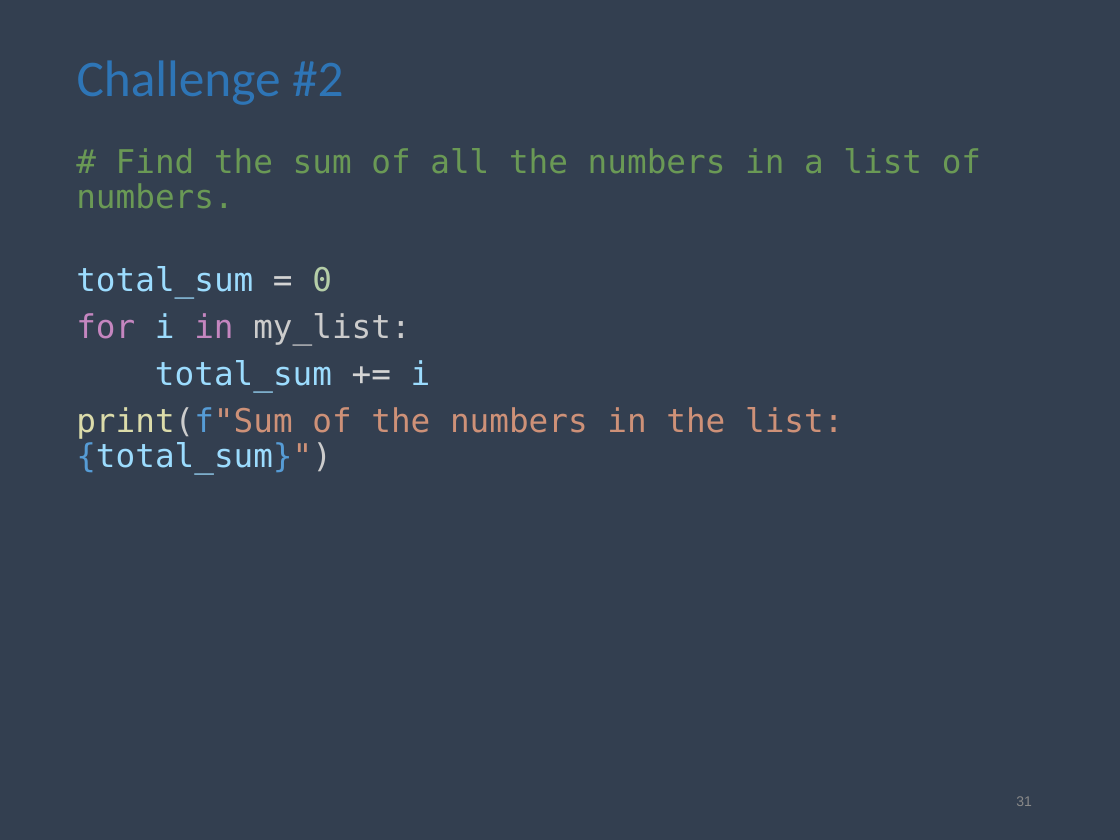
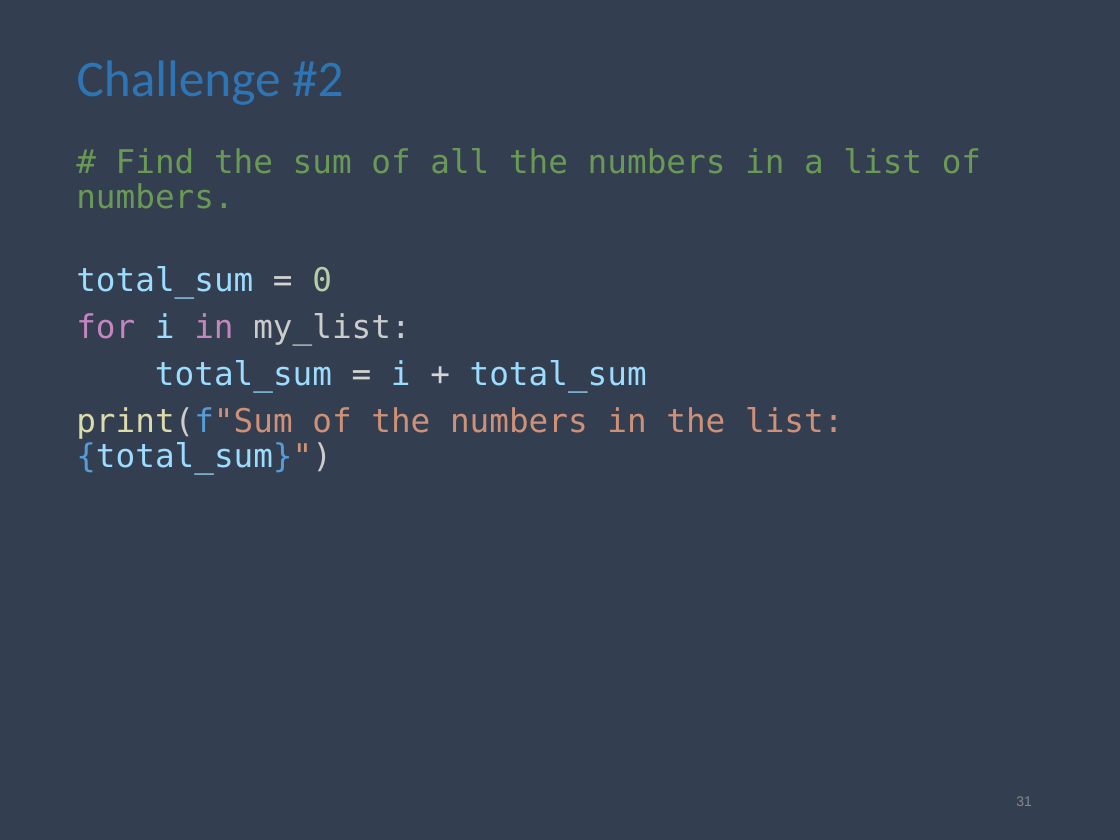
Before and after one commit to lgtateos/gis540, a slide deck: slide 31 of slides/looping.ppt. Drawn at 1120x840 pixels with LibreOffice and Linux fonts; fonts in the diff are those of the drawing. Boxes give left, top, right and bottom in pixels: in the first picture for what was removed or moved away, otherwise in the second. Text is boxed around its words. In the diff, an @@ line names an element or a change of style, - is before the commit and + after.

```diff
--- a/slides/looping.ppt
+++ b/slides/looping.ppt
@@ text at <box>155,360,647,392</box>: text changed @@
-total_sum += i
+total_sum = i + total_sum
```
Also in this commit, not shown: 1 other slide changed, 1 other file.
